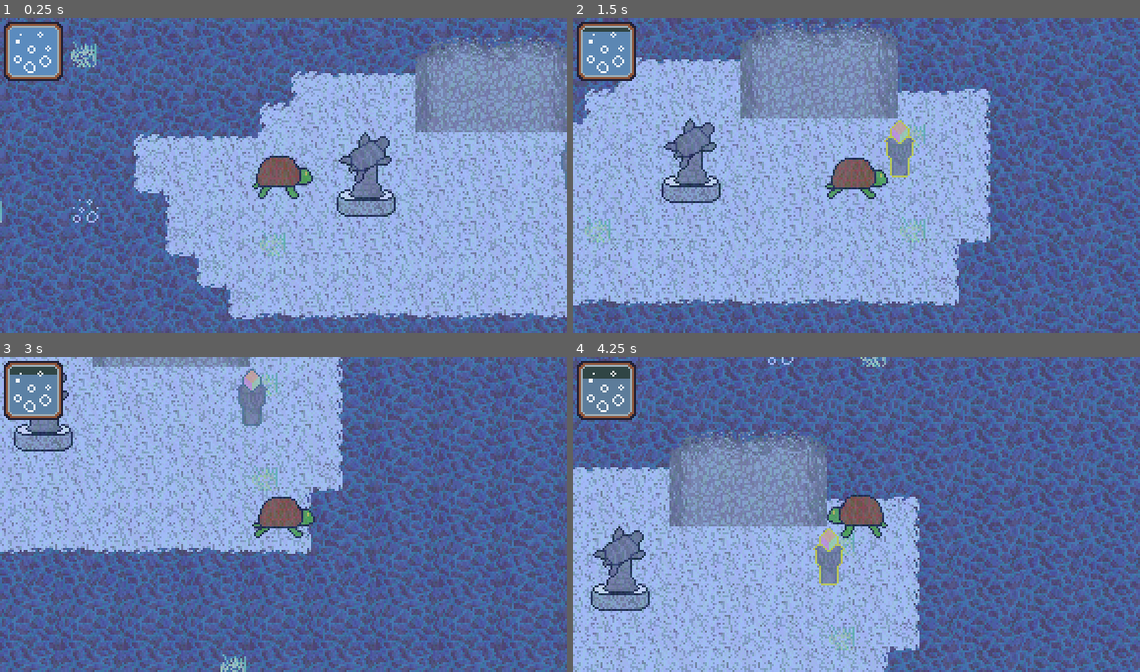
Above: before the commit, frames 1-4 (two rows, left to right).
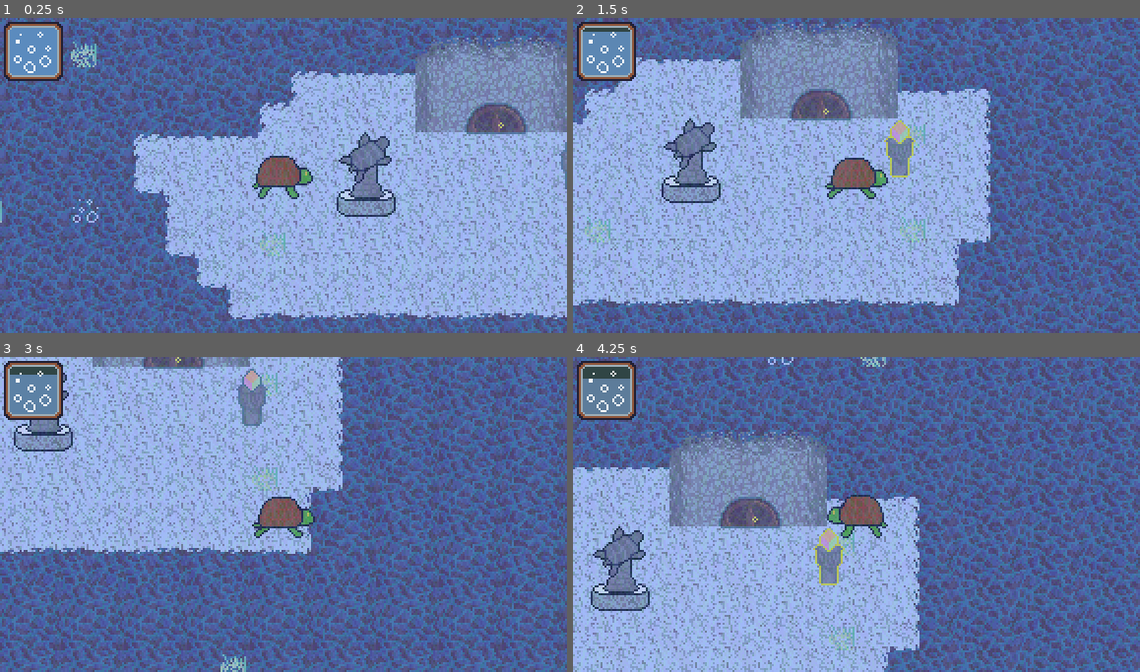
Above: after the commit, the same moments.

Repository: Tsunami014/Undersea
Game: Godot game, scene res://main.tscn
The game is run twice, just before and just after one commit, with the same random seed, the same clock (stepped at 60 frames per second) and the same inputs.
Inputs:
- Up to frame 1 (0.25 s): no input
- Up to frame 2 (1.5 s): tap Enter (action) at 0.5, 0.6, 1.35 s; hold Right (right) 0.53-1.28 s; hold Down (down) from 1.28 s (still down)
- Up to frame 3 (3 s): release Down (down) at 2.03 s; hold Right (right) 2.03-2.78 s; tap Space (open_puzzle) at 2.1 s; tap Enter (action) at 2.3, 2.85 s; hold Up (up) from 2.78 s (still down)
- Up to frame 4 (4.25 s): release Up (up) at 3.53 s; hold Left (left) from 3.53 s (still down); tap Enter (action) at 3.6 s

The runs differ from the first frame. In frame 1, 0.9% of the frame differs, in the area x 81-94%, y 26-37%; in frame 2, 0.9%; in frame 3, 0.4%; in frame 4, 0.9%.

Commit message:
Fixed the door!

Diff:
--- a/door.gd
+++ b/door.gd
@@ -31,9 +31,9 @@
 
 func setImg():
 	var pos = [
-		Rect2(64, 48, 32, 16),
-		Rect2(96, 48, 32, 16),
-		Rect2(80, 80, 32, 16)
+		Rect2(192, 48, 32, 16),
+		Rect2(192+32, 48, 32, 16),
+		Rect2(192+64, 48, 32, 16)
 	]
 	texture.region = pos[unlock]
 
--- a/main.tscn
+++ b/main.tscn
@@ -8,11 +8,11 @@
 [ext_resource type="PackedScene" uid="uid://6irmy22wta26" path="res://prefabs/door.tscn" id="9_kek77"]
 [ext_resource type="Texture2D" uid="uid://dfcohytqjhl8h" path="res://assets/tileset.png" id="10_4c57u"]
 
+[sub_resource type="AtlasTexture" id="AtlasTexture_272bh"]
+atlas = ExtResource("10_4c57u")
+region = Rect2(192, 48, 32, 16)
+
 [sub_resource type="AtlasTexture" id="AtlasTexture_5vw27"]
-atlas = ExtResource("10_4c57u")
-region = Rect2(64, 48, 32, 16)
-
-[sub_resource type="AtlasTexture" id="AtlasTexture_kek77"]
 atlas = ExtResource("10_4c57u")
 region = Rect2(64, 48, 32, 16)
 
@@ -45,14 +45,14 @@
 
 [node name="Door2" parent="." node_paths=PackedStringArray("teleport") instance=ExtResource("9_kek77")]
 position = Vector2(417, 42)
-texture = SubResource("AtlasTexture_5vw27")
+texture = SubResource("AtlasTexture_272bh")
 teleport = NodePath("../Door")
 
 [node name="Tele" type="Node2D" parent="Door2"]
 
 [node name="Door" parent="." node_paths=PackedStringArray("teleport") instance=ExtResource("9_kek77")]
 position = Vector2(169, 57)
-texture = SubResource("AtlasTexture_kek77")
+texture = SubResource("AtlasTexture_5vw27")
 teleport = NodePath("../Door2")
 
 [node name="Tele" type="Node2D" parent="Door"]
